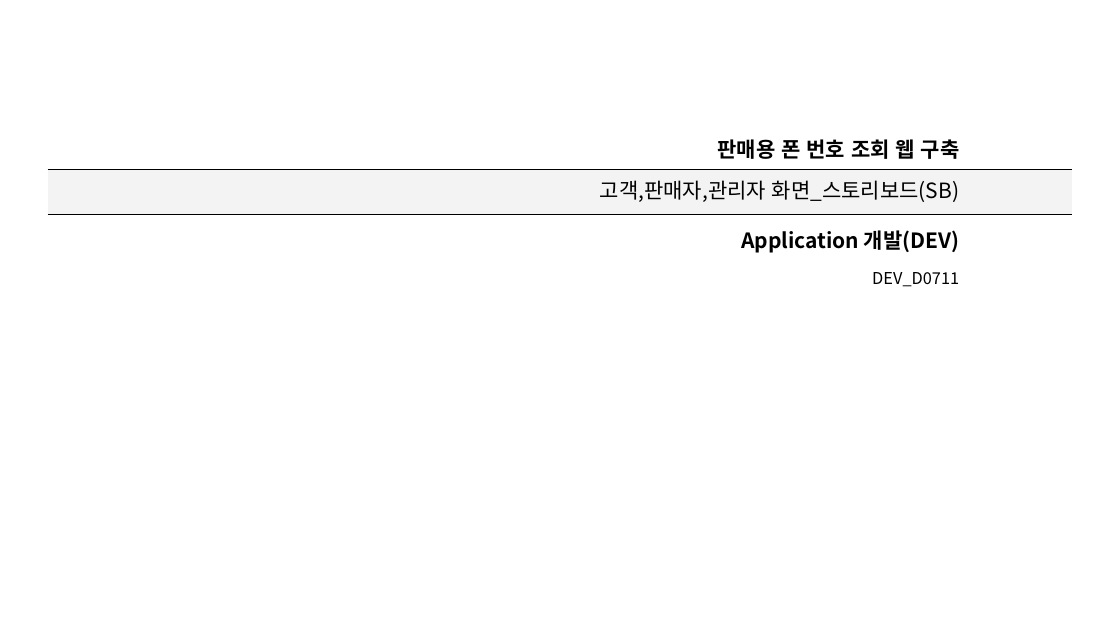
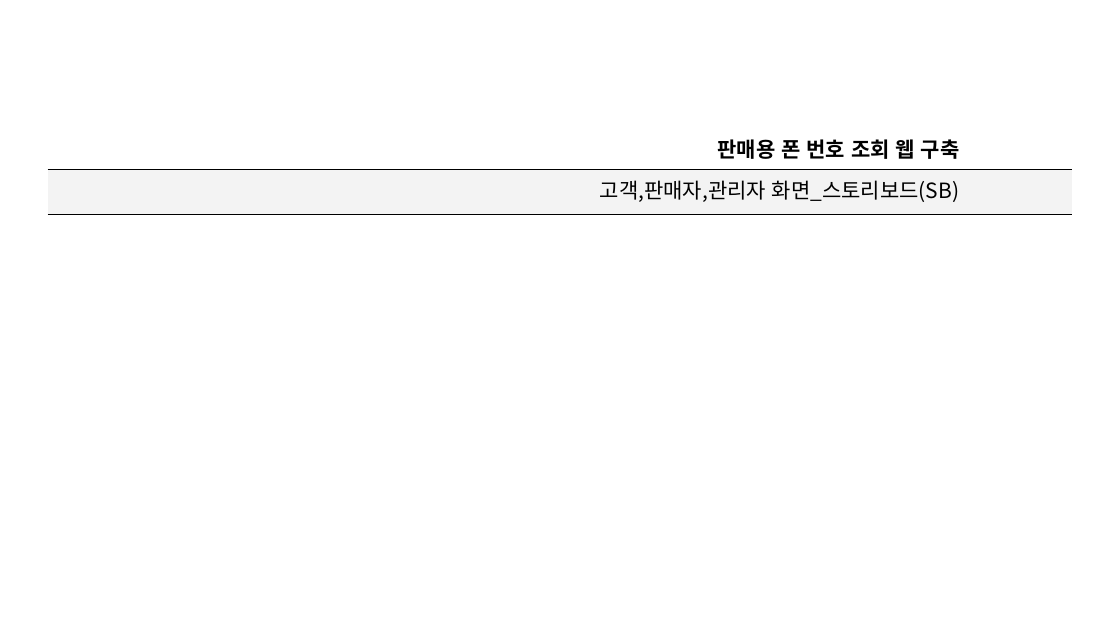
Before and after one commit to zhengze00/SpringBoot-MariaDB-master, a slide deck: slide 1 of Project File/화면설계서(오정택).pptx. Drawn at 1120x630 pixels with LibreOffice and Linux fonts; fonts in the diff are those of the drawing; background and template pictures are left out. Boxes give left, top, right and bottom in pixels: in the first picture for what was removed or moved away, otherwise in the second. Text is boxed around its words. In the diff, an @@ line names an element or a change of style, - is before the commit and + after.

```diff
--- a/Project File/화면설계서(오정택).pptx
+++ b/Project File/화면설계서(오정택).pptx
@@ text removed at (741, 230, 959, 253) @@
-Application 개발(DEV)
@@ text removed at (872, 272, 959, 287) @@
-DEV_D0711
```
Also in this commit, not shown: 6 other files.
